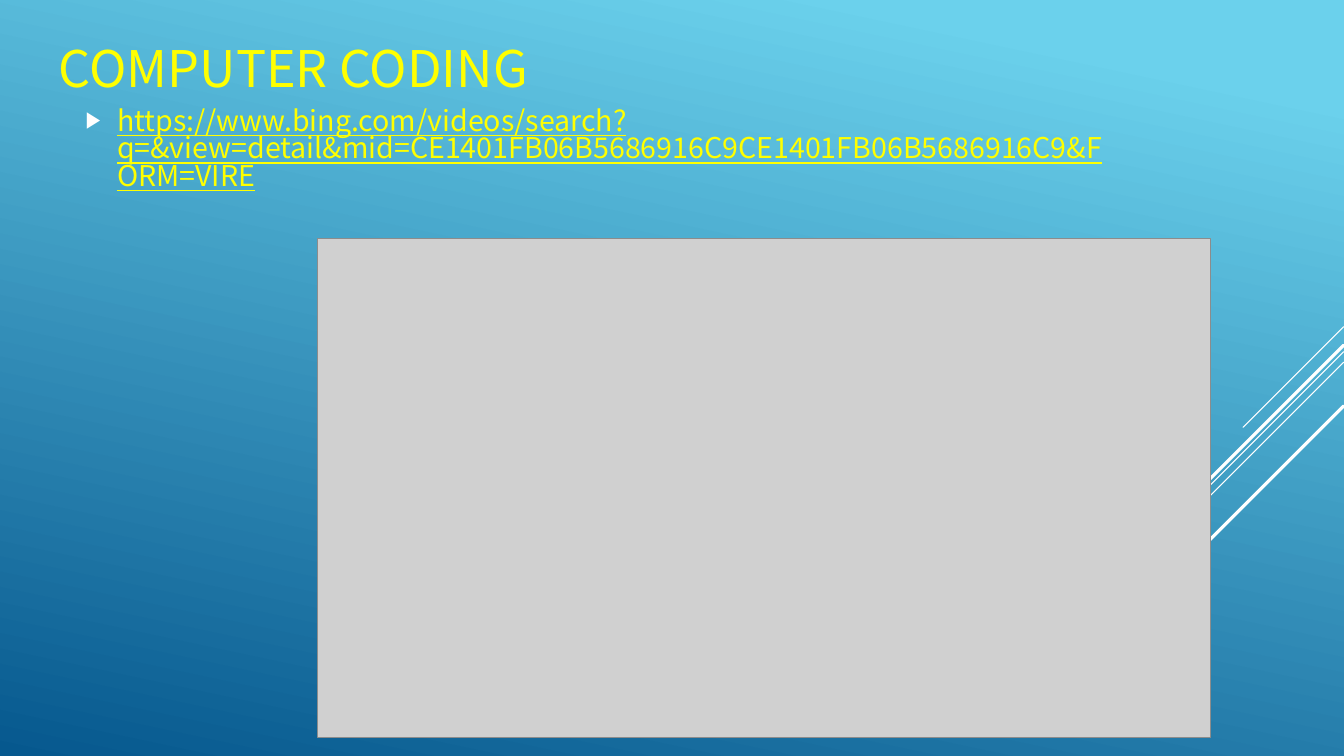
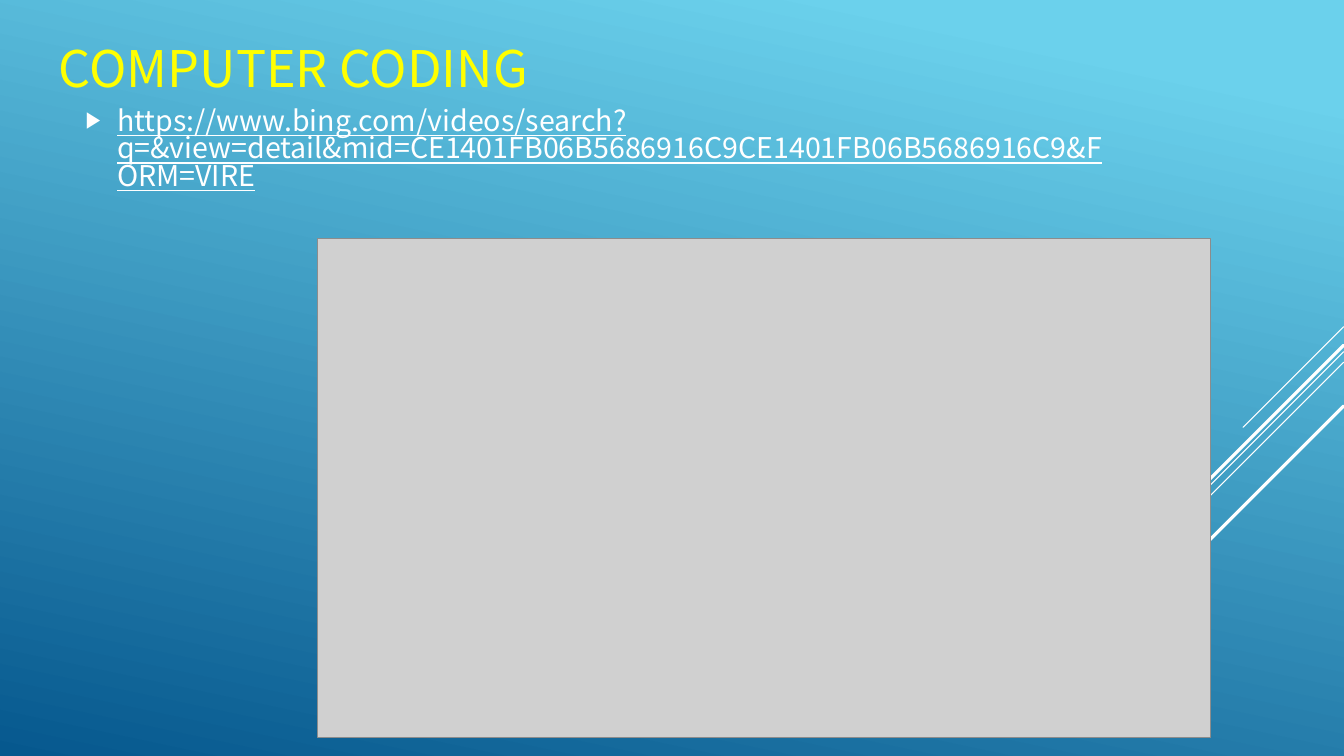
Before and after one commit to yckoincgu/C_Programming, a slide deck: slide 6 of 0910/C01_introduction.odp. Drawn at 1344x756 pixels with LibreOffice and Linux fonts; fonts in the diff are those of the drawing; grey boxes stand for pictures. Boxes give left, top, right and bottom in pixels: in the first picture for what was removed or moved away, otherwise in the second. Text is boxed around its words. In the diff, an @@ line names an element or a change of style, - is before the commit and + after.

```diff
--- a/0910/C01_introduction.odp
+++ b/0910/C01_introduction.odp
@@ text "https://www.bing.com/videos/search?q=&view=detail&mid=CE1401 ..." at (x1=117, y1=108, x2=1102, y2=191): text colour #FFFF00 to #FFFFFF @@
```
Also in this commit, not shown: 14 other slides changed, 1 other file.
